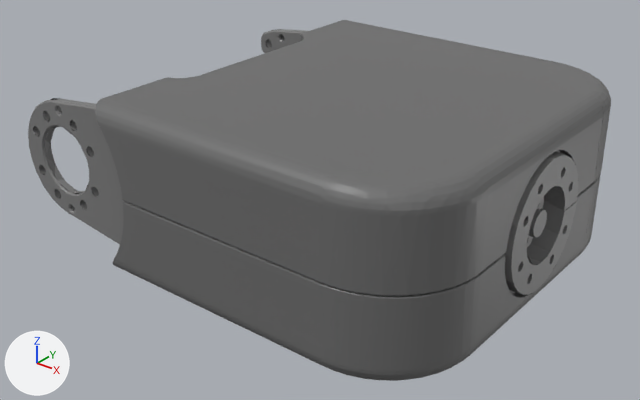
Renders of the COLLADA model living_lab_robot_description/meshes/arm_link5.dae from each side of a commit.
One viewpoint serves both versions: a camera (50 mm lens) standing at (0.1991, -0.1824, 0.0989) and looking at (0.0551, -0.0025, -0.0127). The axes (+X, +Y, +Z) are drawn at lower left. The lights are the same throughout. Where no turn or scale is listed for an object, it has been applied to the vertices.

In view in the first picture: 'Untitled_001', 'Untitled_002', 'Untitled_003', 'Untitled_004', 'Untitled_005'.
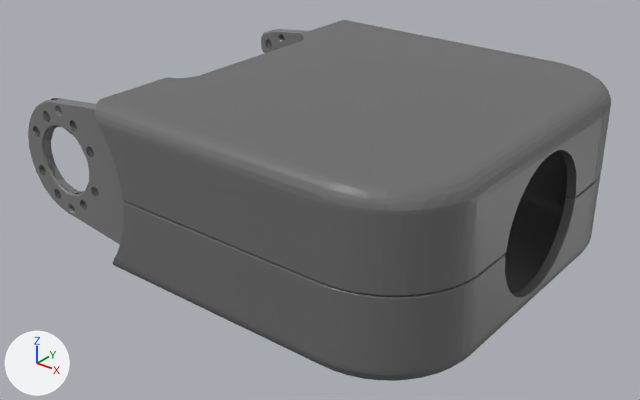
What differs and where, as boxes [x1, y1, x2, y2] in the pictures (640 x 400 px):
'Untitled_005', deleted: before [505, 150, 578, 295]

The edits, one by one:
Object 'Untitled_005' (ob_untitled_005) is deleted.
